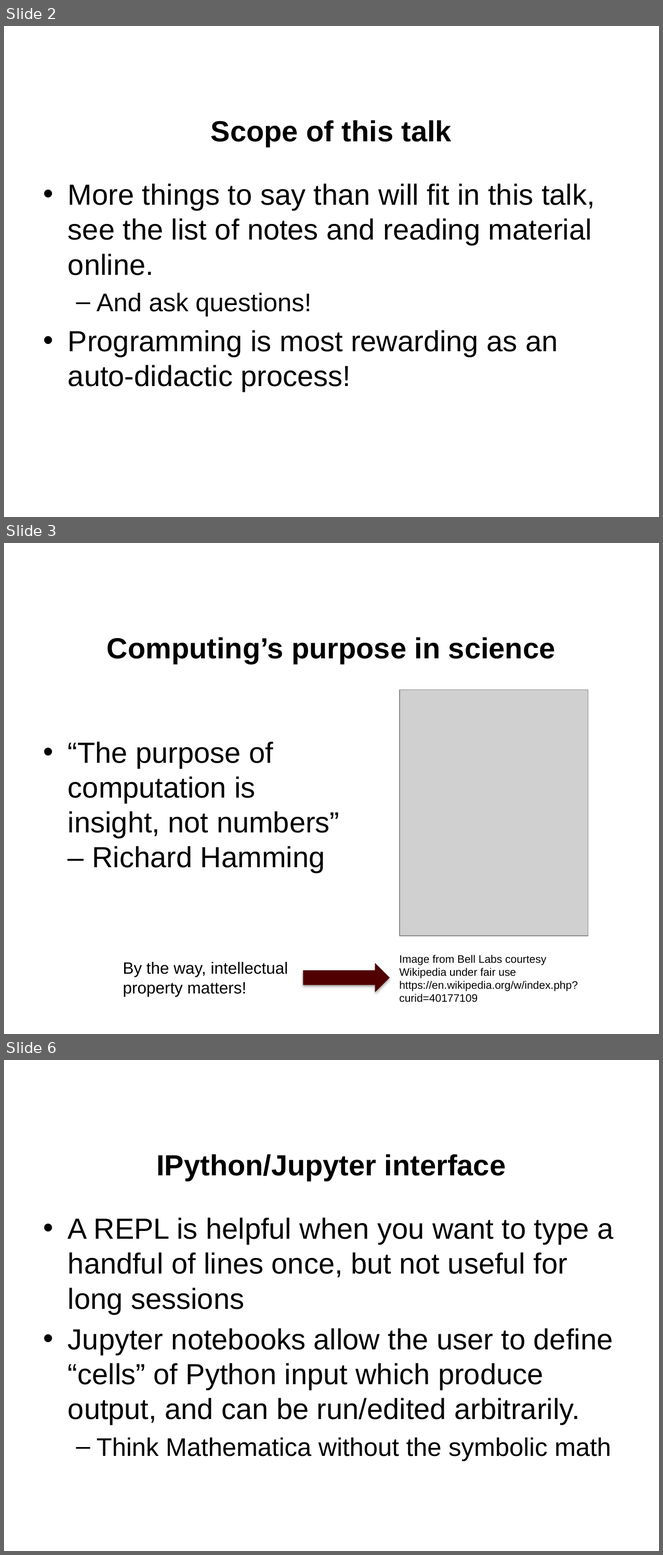
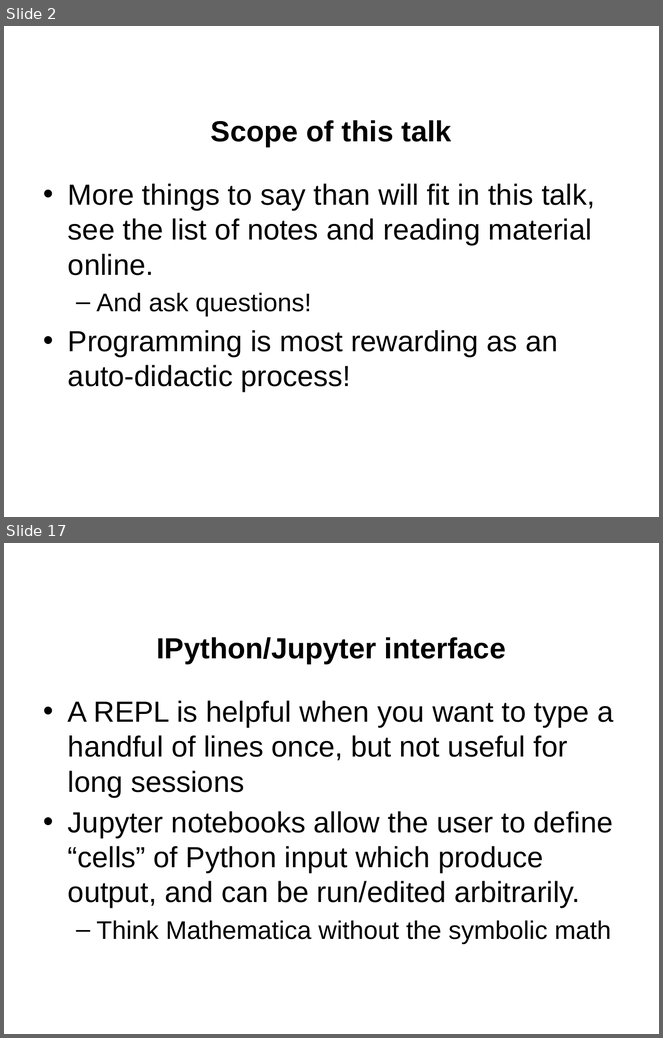
Before and after one commit to jgerity/talks, a slide deck: 2016/computing_workgroup/intro-to-python/intro-to-python.pptx. Shown one above the other, each under a label of ours: slides 2, 3 and 6 before the commit, slides 2 and 17 after it; the slides between them are not shown. The pictures are 663x1555 and 663x1038 pixels, drawn with LibreOffice and Linux fonts; fonts in the diff are those of the drawing; grey boxes stand for pictures; background and template pictures are left out. Boxes give left, top, right and bottom in pixels: in the first picture for what was removed or moved away, otherwise in the second. Text is boxed around its words. In the diff, an @@ line names an element or a change of style, - is before the commit and + after.

Commit message:
Bring back proper version of intro Python talk

```diff
--- a/2016/computing_workgroup/intro-to-python/intro-to-python.pptx
+++ b/2016/computing_workgroup/intro-to-python/intro-to-python.pptx
@@ slide 3 removed at (4, 543, 659, 1034), background picture (left out) @@
@@ title removed at (107, 637, 555, 664) @@
-Computing’s purpose in science
@@ picture removed at (400, 690, 588, 936) @@
@@ text removed at (68, 742, 340, 873) @@
-• “The purpose of computation is insight, not numbers” – Richard Hamming
@@ text removed at (123, 962, 288, 997) @@
-By the way, intellectual property matters!
@@ right arrow removed at (304, 964, 390, 993) @@
@@ text removed at (399, 955, 578, 1003) @@
-Image from Bell Labs courtesy Wikipedia under fair use
-https://en.wikipedia.org/w/index.php?curid=40177109
@@ what was slide 6 is now slide 17 @@
```
Also in this commit, not shown: 1 slide changed, 22 slides added, 2 other slides removed.
